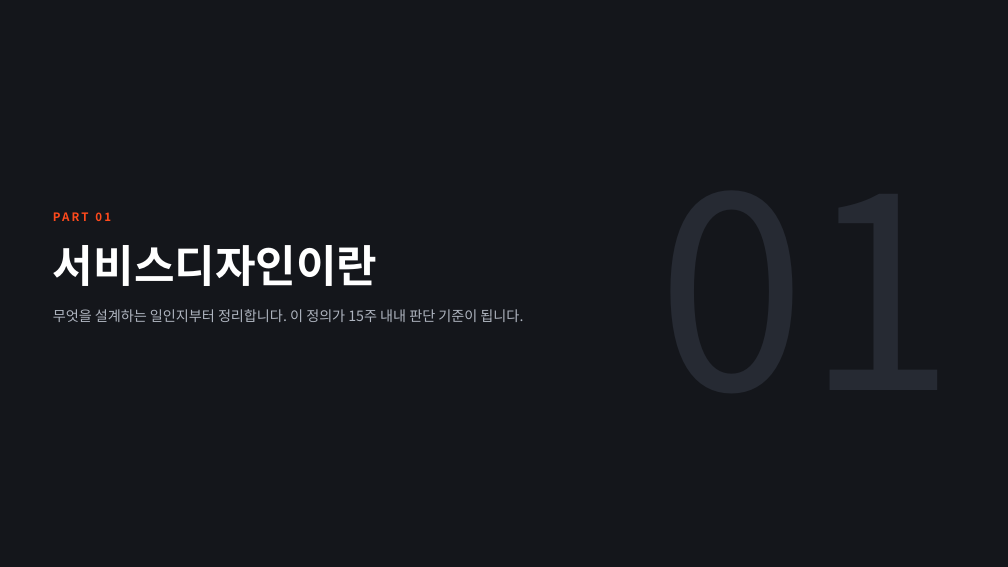
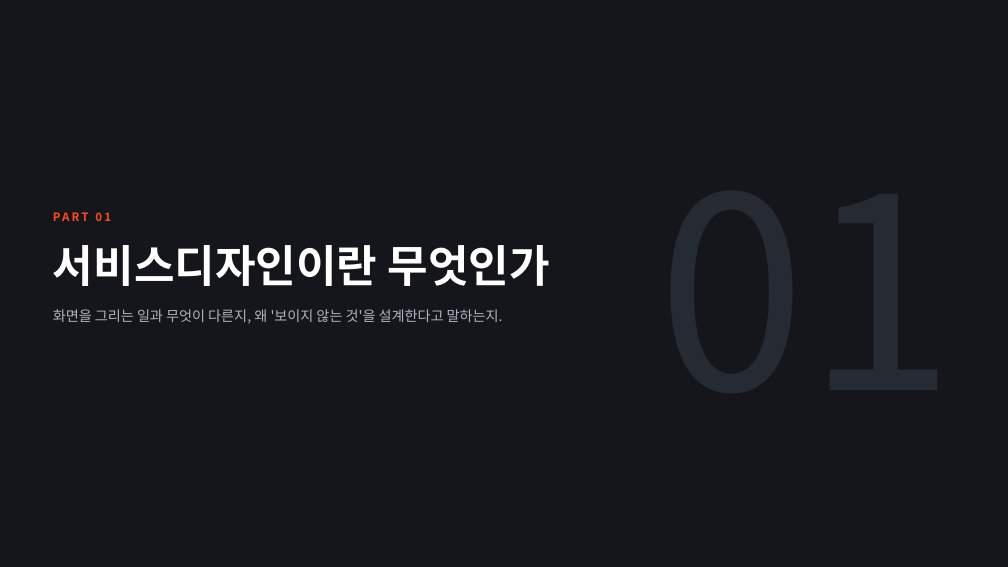
Before and after one commit to design-eng/MIN.D, a slide deck: slide 6 of dist/weeks/서비스디자인_01주차_오리엔테이션.pptx (slide 3 before the commit). Drawn at 1008x567 pixels with LibreOffice and Linux fonts; fonts in the diff are those of the drawing. Boxes give left, top, right and bottom in pixels: in the first picture for what was removed or moved away, otherwise in the second. Text is boxed around its words. In the diff, an @@ line names an element or a change of style, - is before the commit and + after.

```diff
--- a/dist/weeks/서비스디자인_01주차_오리엔테이션.pptx
+++ b/dist/weeks/서비스디자인_01주차_오리엔테이션.pptx
@@ text at box(53, 245, 550, 286): text changed @@
-서비스디자인이란
+서비스디자인이란 무엇인가
@@ text at box(53, 309, 503, 324): text changed @@
-무엇을 설계하는 일인지부터 정리합니다. 이 정의가 15주 내내 판단 기준이 됩니다.
+화면을 그리는 일과 무엇이 다른지, 왜 '보이지 않는 것'을 설계한다고 말하는지.
```
Also in this commit, not shown: 3 other slides changed, 14 slides added, 13 slides removed, 5 other files.
